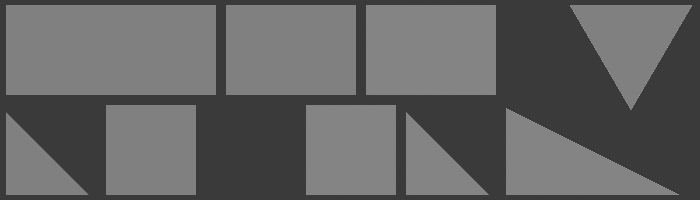
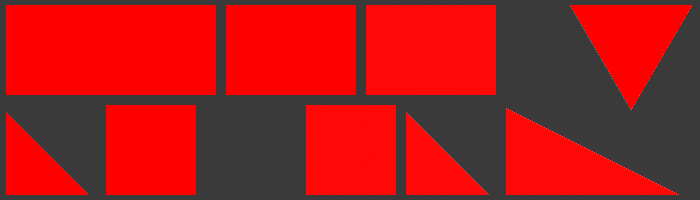
Layer changes from the first 700px x 200px image to the second:
hid "Grey" over bbox(6, 5, 692, 195)
hid "White" over bbox(6, 5, 692, 195)
hid "Magenta" over bbox(6, 5, 692, 195)
hid "Purple" over bbox(6, 5, 692, 195)
hid "Cyan" over bbox(6, 5, 692, 195)
hid "Blue" over bbox(6, 5, 692, 195)
hid "Orange" over bbox(6, 5, 692, 195)
hid "Yellow" over bbox(6, 5, 692, 195)
hid "Green" over bbox(6, 5, 692, 195)
